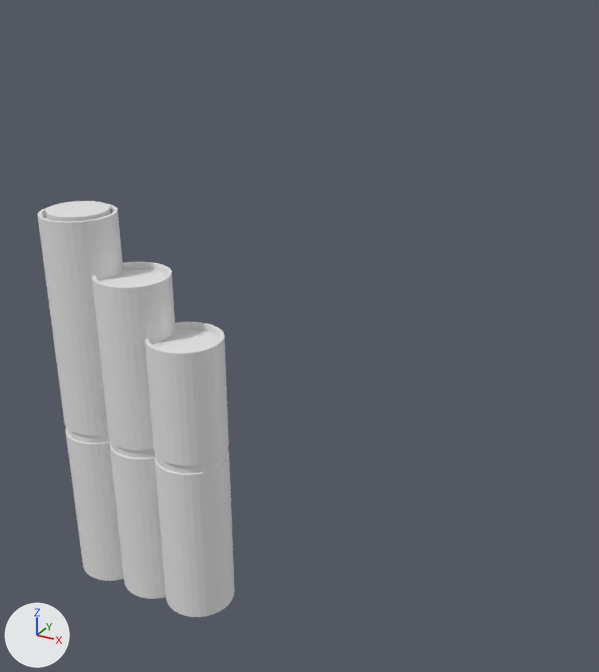
A saved change to the FBX model Assets/Models/Build/L_Build_7.fbx.
Before and after are seen from a 50 mm camera at (80.0, -91.0, 94.0) aimed at (-17.0, 85.0, 6.0). Lighting does not change. The marker at lower left points along +X, +Y and +Z.

The first picture shows '7'.
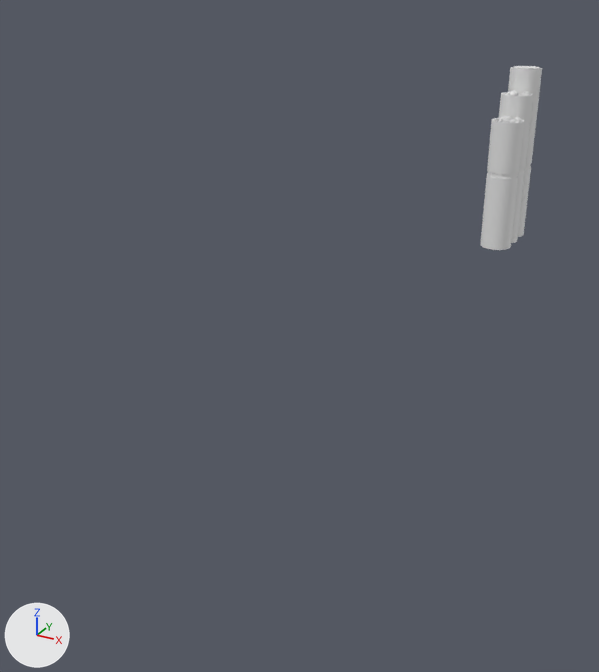
Pixel boxes (x1, y1, x2, y2) of what changed, in the pictures (599 x 672 px; the box of a moved part takes in the faces that stretch with it):
'7', reshaped, moved (68% narrower, 56% shorter)
    before: (37, 201, 235, 617)
    after: (480, 66, 542, 250)
part 1 of me_circle_002, moved or reshaped
    before: (92, 262, 175, 599)
    after: (499, 92, 533, 243)
part 2 of me_circle_002, moved or reshaped
    before: (37, 201, 124, 581)
    after: (508, 66, 542, 237)
part 3 of me_circle_002, moved or reshaped
    before: (145, 322, 235, 617)
    after: (480, 118, 524, 250)
part 4 of me_circle_002, added
    after: (498, 116, 522, 123)
part 5 of me_circle_002, added
    after: (504, 90, 531, 96)

The change in detail:
me_circle_002 is used by ob_7; location (0.0, 0.0, 0.0).
me_circle_002 had 3154 vertices, 3130 faces and spanned x -9.8..19.2, y -9.5..1.7, z 0.3..62.6.
me_circle_002 now has 8544 vertices, 6130 faces and spans x -5.3..5.9, y -13.5..15.5, z -42.1..20.1.
me_circle_002 part 1: the loose piece of 954 vertices spanning x -0.2..10.5, y -9.5..1.7, z 0.3..54.2 is turned -90 degrees about the z axis through its middle, then moved by (-4.8, 4.5, -42.4).
me_circle_002 part 2: the loose piece of 1377 vertices spanning x -9.8..1.4, y -9.5..1.7, z 0.3..62.6 is turned -90 degrees about the z axis through its middle, then moved by (4.5, 13.8, -42.4).
me_circle_002 part 3: the loose piece of 823 vertices spanning x 8.5..19.2, y -9.5..1.7, z 0.3..46.2 is turned -90 degrees about the z axis through its middle, then moved by (-13.5, -4.2, -42.4).
me_circle_002 part 4: 2695 vertices added at x -4.0..4.6, y -7.7..-3.4, z 2.3..5.0.
me_circle_002 part 5: 2695 vertices added at x -4.7..4.4, y 1.2..5.7, z 10.1..12.5.
Object '7' (ob_7) moves from (0.0, 0.0, 0.0) to (0.0, 214.1, 42.0).
